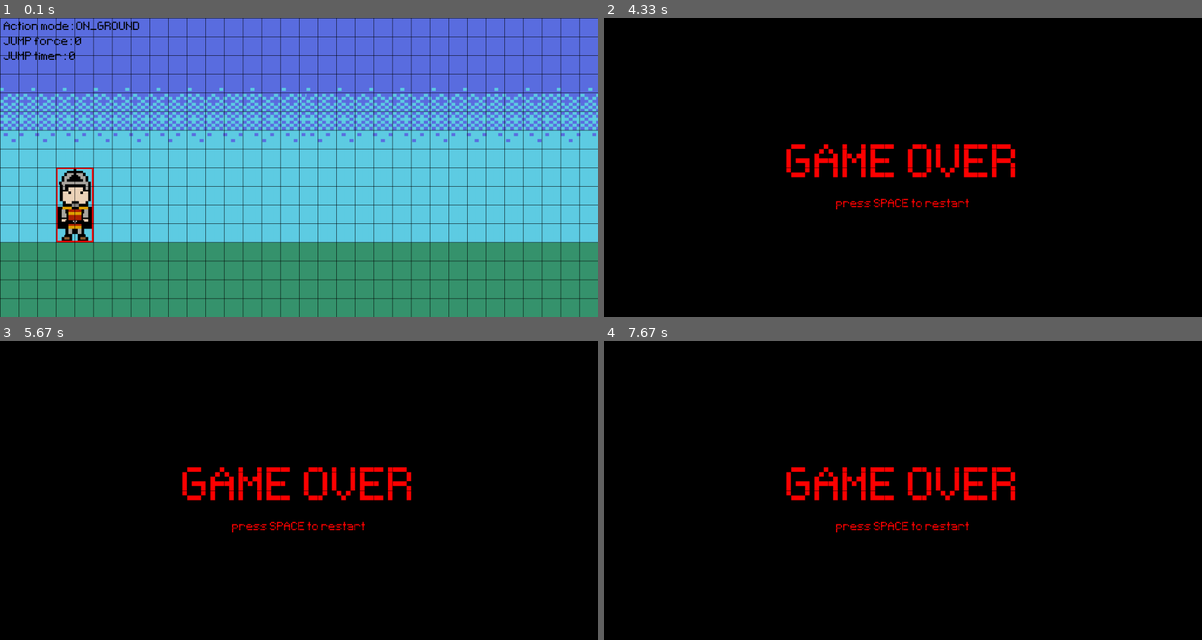
Above: before the commit, frames 1-4 (two rows, left to right).
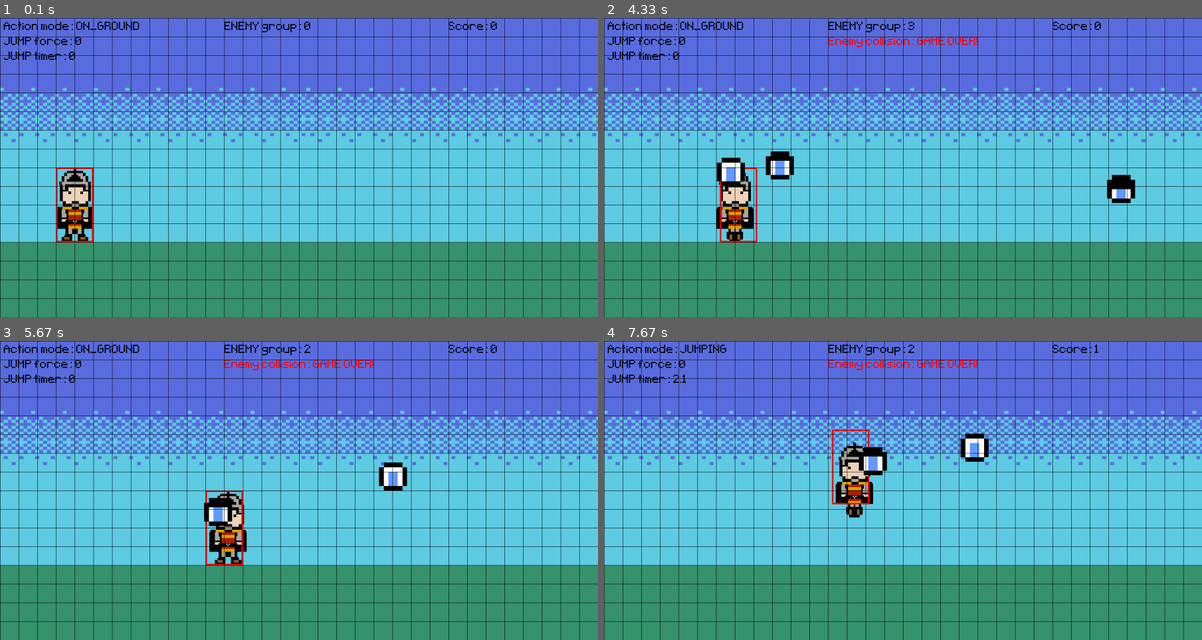
Above: after the commit, the same moments.

Repository: alo40/pygame_pininos
Game: pygame game, started from pininos_main.py
The game is run twice, just before and just after one commit, with the same random seed, the same clock (stepped at 60 frames per second) and the same inputs.
Inputs:
- Up to frame 1 (0.1 s): no input
- Up to frame 2 (4.33 s): hold Right 0.33-0.8 s; hold Right 0.83-1.3 s; hold Left 1.33-1.87 s; hold Down 1.9-2.2 s; hold Left 2.23-2.63 s; hold Right 2.67-3.3 s; hold Down 3.33-3.7 s; hold Left 3.73-4.2 s; hold Right from 4.23 s (still down)
- Up to frame 3 (5.67 s): release Right at 4.7 s; hold Right 4.73-5.2 s; hold Left from 5.23 s (still down)
- Up to frame 4 (7.67 s): release Left at 5.77 s; hold Down 5.8-6.1 s; hold Left 6.13-6.53 s; hold Right 6.57-7.2 s; hold Down 7.23-7.6 s; hold Left from 7.63 s (still down)

The runs differ from the first frame. In frame 1, 0.3% of the frame differs, in the area x 37-84%, y 1-5%; in frame 2, 99%; in frame 3, 99%; in frame 4, 99%, in the area x 0-100%, y 0-100%.

Commit message:
added game score

Diff:
--- a/pininos_main.py
+++ b/pininos_main.py
@@ -23,6 +23,11 @@
 from sys import exit
 from random import randint, choice  # choice will be used to random spawn different types of enemies
 from enum import Enum
+
+# debugs for console mode
+# import pdb; pdb.set_trace()
+# import debugpy
+# debugpy.listen(("localhost", 5678))
 
 class Hero(pg.sprite.Sprite):
 
@@ -153,7 +158,8 @@
             self.jump_timer += 0.5
 
         # jump in pixels
-        self.jump_pixel = - self.jump_velocity * self.jump_timer + 0.5 * self.gravity * self.jump_timer ** 2
+        self.jump_pixel = - self.jump_velocity * self.jump_timer \
+                          + 0.5 * self.gravity * self.jump_timer ** 2
         self.rect.bottom = screen_height - ground_rect.height + self.jump_pixel
 
         # on ground action
@@ -204,6 +210,7 @@
 
         # parameters
         self.move_speed = 10
+        self.hero_dodge = False  # used for the score
 
         if type == 'enemy_01':
 
@@ -260,6 +267,7 @@
     JUMPING = 2
     # FALLING = 3  # not used
 
+
 ####################################################################################
 # game mode: GAME INIT
 ####################################################################################
@@ -268,6 +276,9 @@
 # set to True for game over / False for game active
 game_over = False
 
+# initialize game score
+game_score = 0
+
 # screen setup (global variables)
 screen_width = 1600
 screen_height = 800
@@ -306,15 +317,15 @@
 enemy_group = pg.sprite.Group()
 
 # timers hero standing animation
-timer_hero_standing_animation = pg.USEREVENT + 1  # + 2 is used to avoid conflicts with pygame user events
+timer_hero_standing_animation = pg.USEREVENT + 1  # +2 is used to avoid conflicts with pygame user events
 pg.time.set_timer(timer_hero_standing_animation, 200)  # tigger event in x ms
 
 # timers enemy_01 spawn
-timer_enemy_01_spawn = pg.USEREVENT + 2  # + 1 is used to avoid conflicts with pygame user events
+timer_enemy_01_spawn = pg.USEREVENT + 2  # +1 is used to avoid conflicts with pygame user events
 pg.time.set_timer(timer_enemy_01_spawn, 1000)  # tigger event in x ms
 
 # timers enemy_01 animation
-timer_enemy_01_animation = pg.USEREVENT + 3  # + 2 is used to avoid conflicts with pygame user events
+timer_enemy_01_animation = pg.USEREVENT + 3  # +3 is used to avoid conflicts with pygame user events
 pg.time.set_timer(timer_enemy_01_animation, 200)  # tigger event in x ms
 
 # game loop
@@ -323,12 +334,12 @@
     # loop through events
     for event in pg.event.get():
 
-        ## EVENT: QUIT BUTTON ##########################################################
+        # EVENT: QUIT BUTTON
         if event.type == pg.QUIT:  # QUIT = x button of the window
             pg.quit()
-            exit()  # to close the while: True loop
-
-        ## TIMER EVENT: HERO STANDING ANIMATION ########################################
+            exit() # to close the while: True loop
+
+        # TIMER EVENT: HERO STANDING ANIMATION
         if event.type == timer_hero_standing_animation \
                 and not game_over \
                 and hero.sprite.action == Action.ON_GROUND \
@@ -337,13 +348,13 @@
             # update hero image
             hero.sprite.standing()
 
-        ## TIMER EVENT: ENEMY_01 SPAWN #################################################
+        # TIMER EVENT: ENEMY_01 SPAWN
         if event.type == timer_enemy_01_spawn and not game_over:
 
             # add new element to enemy group
             enemy_group.add(Enemy('enemy_01'))
 
-        ## TIMER EVENT: ENEMY_01 ANIMATION #############################################
+        # TIMER EVENT: ENEMY_01 ANIMATION
         if event.type == timer_enemy_01_animation and not game_over:
 
             # enemy animation
@@ -418,13 +429,18 @@
         if pg.sprite.spritecollide(hero.sprite, enemy_group, False):
             text_collision = game_active_font.render('Enemy collision: GAME OVER!', False, 'Red')
             screen.blit(text_collision, (600, 50))
-            game_over = True  # GAME OVER!
-
-    ## SCORE AND GRID LINES ############################################################
-
-    # # count game score
-    # if hero_rect.bottom < enemy_01_rect.top and hero_rect.x > enemy_01_rect.x:
-    #     game_score += 1
+            # game_over = True  # GAME OVER!
+
+    # SCORE AND GRID LINES ############################################################
+
+    # count game score
+    # if len(enemy_group) > 0:
+    for enemy in enemy_group.sprites():
+        if hero.sprite.rect.bottom < enemy.rect.top \
+                and hero.sprite.rect.x > enemy.rect.x\
+                and not enemy.hero_dodge:
+            game_score += 1
+            enemy.hero_dodge = True  # to avoid more than one score increment
 
     # Draw the horizontal lines of the grid
     for y in range(0, screen_height, 50):
@@ -434,7 +450,7 @@
     for x in range(0, screen_width, 50):
         pg.draw.line(screen, 'Black', (x, 0), (x, screen_height))
 
-    ## LOOP END ########################################################################
+    # LOOP END ########################################################################
 
     # print hero action on screen
     text_screen = game_active_font.render(f'Action mode: {hero.sprite.action.name}', False, 'Black')
@@ -448,13 +464,13 @@
     text_screen = game_active_font.render(f'JUMP timer: {hero.sprite.jump_timer}', False, 'Black')
     screen.blit(text_screen, (10, 90))
 
-    # # print enemy list on screen
-    # text_screen = game_active_font.render(f'ENEMY group elements: {len(enemy_group.sprites())}', False, 'Black')
-    # screen.blit(text_screen, (600, 10))
-
-    # # print game score on screen
-    # text_screen = game_active_font.render(f'Score: {game_score}', False, 'Black')
-    # screen.blit(text_screen, (10, 90))
+    # print enemy list on screen
+    text_screen = game_active_font.render(f'ENEMY group: {len(enemy_group.sprites())}', False, 'Black')
+    screen.blit(text_screen, (600, 10))
+
+    # print game score on screen
+    text_screen = game_active_font.render(f'Score: {game_score}', False, 'Black')
+    screen.blit(text_screen, (1200, 10))
 
     # update everything
     pg.display.update()
